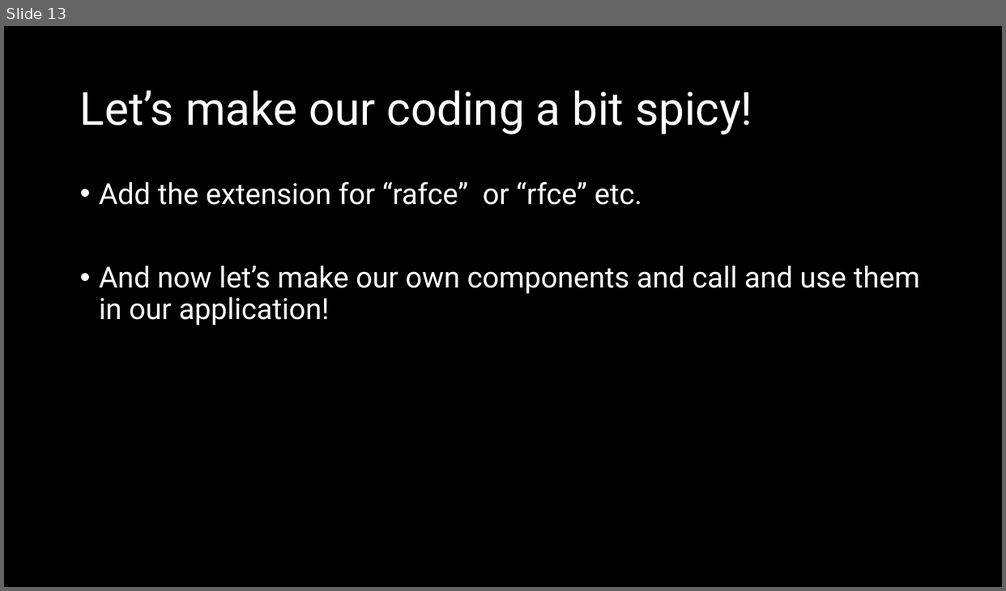
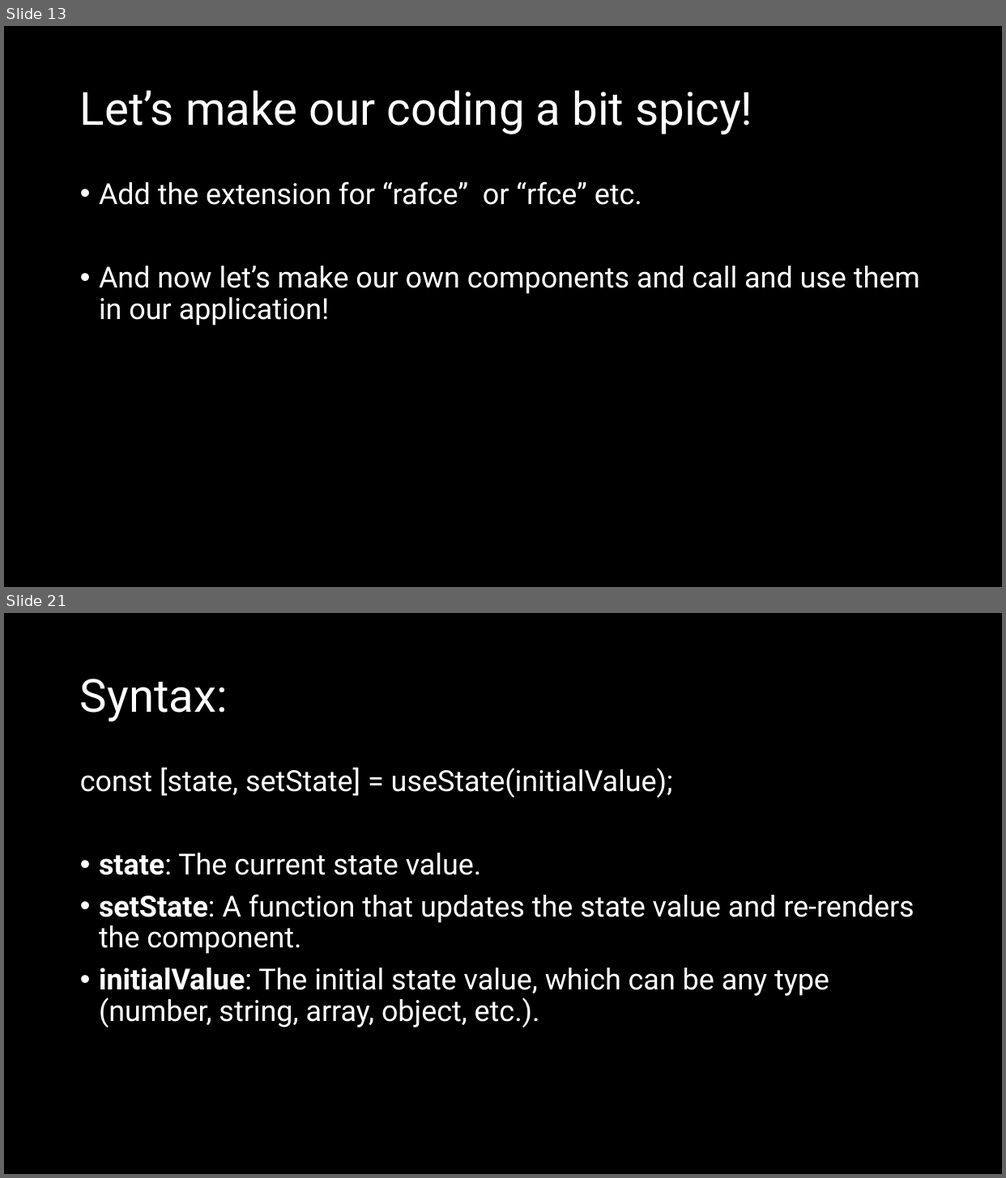
Before and after one commit to natiquekeyin/fall2024, a slide deck: JavaScript/Week10/Week10.pptx. Shown one above the other, each under a label of ours: slide 13 before the commit, slides 13 and 21 after it; the slides between them are not shown. The pictures are 1006x591 and 1006x1178 pixels, drawn with LibreOffice and Linux fonts; fonts in the diff are those of the drawing. Boxes give left, top, right and bottom in pixels: in the first picture for what was removed or moved away, otherwise in the second. Text is boxed around its words. In the diff, an @@ line names an element or a change of style, - is before the commit and + after.

```diff
--- a/JavaScript/Week10/Week10.pptx
+++ b/JavaScript/Week10/Week10.pptx
@@ slide 21 added at bbox=[4, 613, 1002, 1174], background #000000 @@
@@ title added at bbox=[80, 679, 228, 722], 44 pt, text #FFFFFF @@
+Syntax:
@@ text added at bbox=[80, 767, 914, 1028], 28 pt, text #FFFFFF @@
+const [state, setState] = useState(initialValue);
+• state: The current state value.
+• setState: A function that updates the state value and re-renders the component.
+• initialValue: The initial state value, which can be any type (number, string, array, object, etc.).
```
Also in this commit, not shown: 1 slide changed, 11 other slides added.
